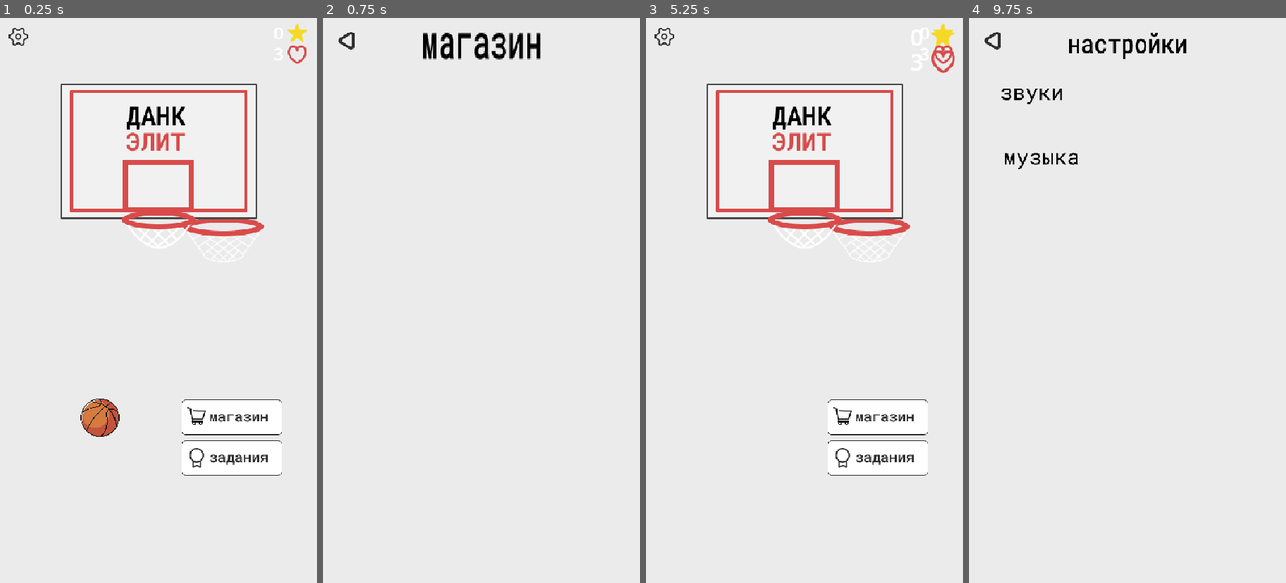
Above: before the commit, frames 1-4 (left to right).
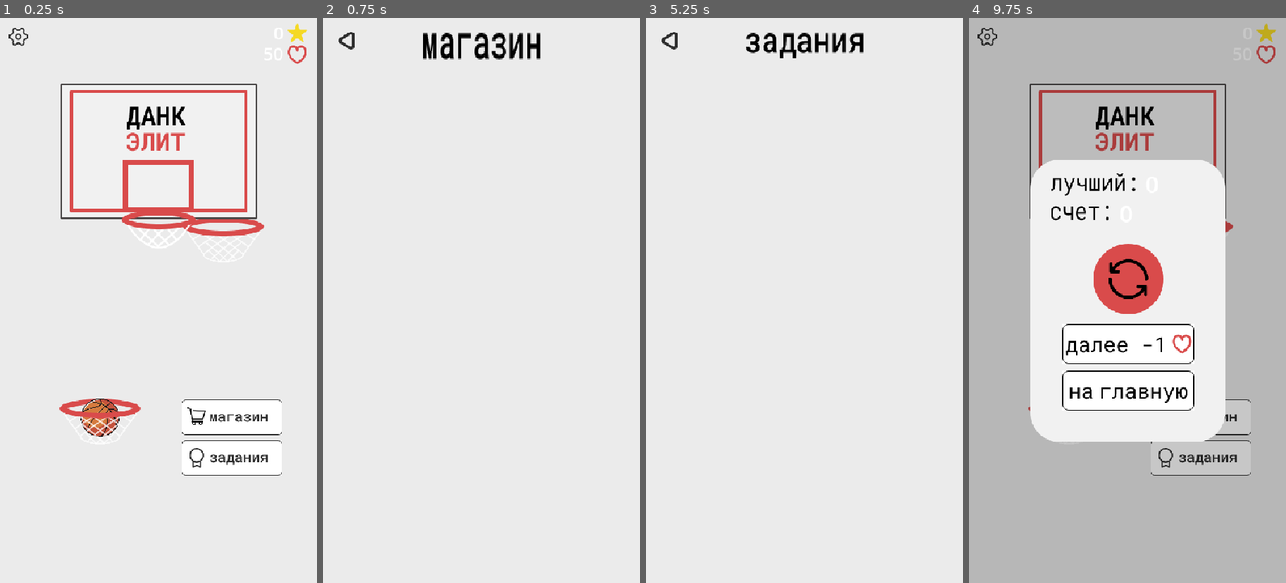
Above: after the commit, the same moments.

Repository: top-it-090304/Mavericks
Game: Godot game, scene res://Scenes/MainScene/main_scene.tscn
The game is run twice, just before and just after one commit, with the same random seed, the same clock (stepped at 60 frames per second) and the same inputs.
Inputs (mouse positions are in pixels of both pictures, inside the frame that each line leads up to; where the layout moved, square brackets give the same spot in the first picture):
- Up to frame 1 (0.25 s): no input
- Up to frame 2 (0.75 s): click (554, 419) at 0.5 s
- Up to frame 3 (5.25 s): click (674, 40) at 1.25 s; click (877, 458) at 2 s; tap Enter at 2.75, 4.25 s; move the mouse to (874, 272) at 2.77 s; hold Up (ui_up) 2.78-3.5 s; click (874, 272) at 2.92 s; tap Space at 3.5 s; drag from (741, 328) to (867, 238) at 3.52 s; move the mouse to (836, 176) at 4.27 s; hold Up (ui_up) 4.28-5 s; click (804, 277) [674, 40] at 5 s
- Up to frame 4 (9.75 s): click (1127, 277) at 5.77 s; click (1127, 277) at 6.52 s; click (1127, 345) at 7.27 s; click (1127, 345) at 8.02 s; click (1127, 390) at 8.77 s; click (991, 34) at 9.52 s

The runs differ from the first frame. In frame 1, 0.5% of the frame differs, in the area x 18-45%, y 67-75%; in frame 2, nothing differs; in frame 3, 5.5%; in frame 4, 73%, in the area x 0-100%, y 0-100%.

Commit message:
fix: first ring and rings mechanics

Diff:
--- a/dunkelite/Scenes/Ball_scene/ball.gd
+++ b/dunkelite/Scenes/Ball_scene/ball.gd
@@ -13,6 +13,10 @@
 var current_ring: Ring = null
 var _drag_start: Vector2 = Vector2.ZERO
 
+const TRAJECTORY_COUNT = 10
+var _traj_dots: Array = []
+var _gravity: float = 0.0
+
 @export var power_multiplier: float = 34.0
 @export var max_force: float = 1800.0
 @export var max_speed: float = 2200.0
@@ -21,6 +25,12 @@
 func _ready() -> void:
 	freeze = true
 	body_entered.connect(_on_body_entered)
+	_gravity = ProjectSettings.get_setting("physics/2d/default_gravity")
+	for i in TRAJECTORY_COUNT:
+		var dot = TrajectoryDot.new()
+		dot.visible = false
+		add_child(dot)
+		_traj_dots.append(dot)
 
 func _on_body_entered(body: Node) -> void:
 	if body.name == "RimLeft" or body.name == "RimRight":
@@ -117,28 +127,24 @@
 	draw_trajectory(force)
 
 func draw_trajectory(force: Vector2) -> void:
-	clear_trajectory()
-	var point_count = 10
 	var time_step = 0.03
 	var vel = force / mass
-	var grav = Vector2(0, ProjectSettings.get_setting("physics/2d/default_gravity")) * gravity_scale
+	var grav = Vector2(0, _gravity) * gravity_scale
 	var damp = linear_damp
 	var pos = Vector2.ZERO
-	for i in range(point_count):
+	for i in TRAJECTORY_COUNT:
 		vel += grav * time_step
 		vel *= 1.0 / (1.0 + damp * time_step)
 		pos += vel * time_step
-		var dot = TrajectoryDot.new()
+		var dot: TrajectoryDot = _traj_dots[i]
 		dot.position = pos
-		var progress = float(i) / (point_count - 1)
-		dot.radius = lerpf(8.0, 3.0, progress)
-		dot.color = Color(1, 1, 1, 1)
-		add_child(dot)
+		dot.radius = lerpf(8.0, 3.0, float(i) / (TRAJECTORY_COUNT - 1))
+		dot.visible = true
+		dot.queue_redraw()
 
 func clear_trajectory() -> void:
-	for child in get_children():
-		if child is TrajectoryDot:
-			child.queue_free()
+	for dot in _traj_dots:
+		dot.visible = false
 
 class TrajectoryDot extends Node2D:
 	var radius: float = 6.0
--- a/dunkelite/Scenes/MainScene/main_scene.gd
+++ b/dunkelite/Scenes/MainScene/main_scene.gd
@@ -125,6 +125,7 @@
 	hud.update_hearts(Global.hearts)
 	hud.show()
 	ball.global_position = launch_ring.global_position
+	ball.rotation = 0.0
 	ball.linear_velocity = Vector2.ZERO
 	ball.angular_velocity = 0
 	ball.freeze = true
@@ -167,19 +168,20 @@
 
 func _setup_rings() -> void:
 	var start_ring = active_ring
-	start_ring.position = START_RING_POS
-	start_ring.visible = true
+	start_ring.visible = false
 	start_ring.get_node("GoalZone").set_deferred("monitoring", false)
 
 	ball.global_position = START_BALL_POS
 	ball.rotation = 0.0
 
 	launch_ring.position = START_RING_POS
-	launch_ring.visible = false
-	launch_ring.set_physics_enabled(false)
-	launch_ring.get_node("GoalZone").set_deferred("monitoring", false)
-
-	_assign_ball_to_ring(start_ring)
+	launch_ring.visible = true
+	launch_ring.set_physics_enabled(true)
+	launch_ring.get_node("GoalZone").set_deferred("monitoring", true)
+	if not launch_ring.goal_scored.is_connected(_on_launch_ring_goal):
+		launch_ring.goal_scored.connect(_on_launch_ring_goal)
+
+	_assign_ball_to_ring(launch_ring)
 
 	active_ring = next_ring
 	active_ring.position = Vector2(
@@ -207,7 +209,7 @@
 	hidden_ring.visible = false
 	hidden_ring.set_physics_enabled(false)
 
-	_is_first_ring = true
+	_is_first_ring = false
 
 # ---------------------------------------------------------------------------
 # Ball / ring callbacks
@@ -254,9 +256,7 @@
 			combo = 0
 			hud.hide_combo()
 		score += points
-		Global.add_stars(1)
 		hud.update_score(score)
-		hud.update_stars(Global.stars)
 	_is_first_ring = false
 	_clean_shot = true
 
--- a/dunkelite/Scenes/Ring/ring.gd
+++ b/dunkelite/Scenes/Ring/ring.gd
@@ -5,7 +5,11 @@
 
 var _goal_allowed: bool = true
 var _scored: bool = false
-var net_stretch_offset: Vector2 = Vector2.ZERO
+var net_stretch_offset: Vector2 = Vector2.ZERO:
+	set(value):
+		if net_stretch_offset != value:
+			net_stretch_offset = value
+			queue_redraw()
 
 const NET_COLOR := Color(1, 1, 1, 0.7)
 const NET_COLOR_SCORED := Color(0.5, 0.5, 0.5, 0.7)
@@ -23,8 +27,6 @@
 
 func _ready() -> void:
 	goal_zone.body_entered.connect(_on_goal_zone_entered)
-
-func _process(_delta: float) -> void:
 	queue_redraw()
 
 func _draw() -> void:
@@ -100,6 +102,7 @@
 
 func mark_scored() -> void:
 	_scored = true
+	queue_redraw()
 	var gray := Color(0.5, 0.5, 0.5, 1.0)
 	$RimFront.modulate = gray
 	$RimBack.modulate = gray
@@ -125,5 +128,6 @@
 	_goal_allowed = true
 	_scored = false
 	net_stretch_offset = Vector2.ZERO
+	queue_redraw()
 	$RimFront.modulate = Color(1, 1, 1, 1)
 	$RimBack.modulate = Color(1, 1, 1, 1)
--- a/dunkelite/Scenes/UI/GameOverPopup.tscn
+++ b/dunkelite/Scenes/UI/GameOverPopup.tscn
@@ -1,7 +1,7 @@
 [gd_scene load_steps=9 format=3 uid="uid://wieict87b4qe"]
 
 [ext_resource type="Script" uid="uid://by7p1fdl3pdyn" path="res://Scenes/UI/game_over_popup.gd" id="1_gameover"]
-[ext_resource type="Texture2D" uid="uid://cpdpfrcej75lh" path="res://assets/UIassets/restart.jpg" id="2_1037q"]
+[ext_resource type="Texture2D" uid="uid://dxdbm70l17fkr" path="res://assets/UIassets/restart1.svg" id="2_1037q"]
 [ext_resource type="Texture2D" uid="uid://bqk2cw8pt452g" path="res://assets/UIassets/PlayStillButoon.jpg" id="3_68s0a"]
 [ext_resource type="Texture2D" uid="uid://b07sd04efpsu3" path="res://assets/UIassets/BackHomeButton.jpg" id="4_r37ig"]
 [ext_resource type="Texture2D" uid="uid://myblm7as7pul" path="res://assets/UIassets/RestartCircle.svg" id="5_q0wqn"]
--- /dev/null
+++ b/dunkelite/assets/UIassets/restart1.svg
@@ -0,0 +1,3 @@
+<svg width="332" height="480" viewBox="0 0 332 480" fill="none" xmlns="http://www.w3.org/2000/svg">
+<rect width="332" height="480" rx="50" fill="#F1F1F1"/>
+</svg>
--- a/dunkelite/global.gd
+++ b/dunkelite/global.gd
@@ -3,7 +3,7 @@
 const SAVE_PATH = "user://save.dat"
 
 var stars: int = 0
-var hearts: int = 3
+var hearts: int = 50
 var best_score: int = 0
 var sound_on: bool = true
 var music_on: bool = true
Not shown, added: dunkelite/.claude/settings.local.json
Not shown, added: dunkelite/assets/UIassets/restart1.svg.import
